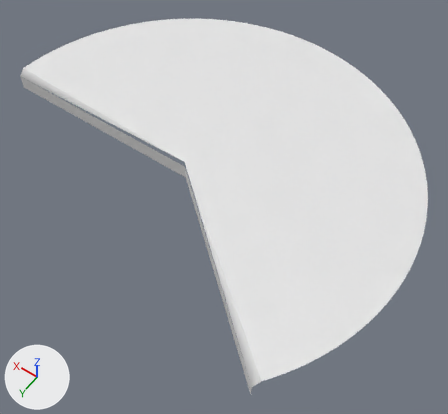
Two versions of the OBJ model Assets/Models/Slice61.obj, one commit apart.
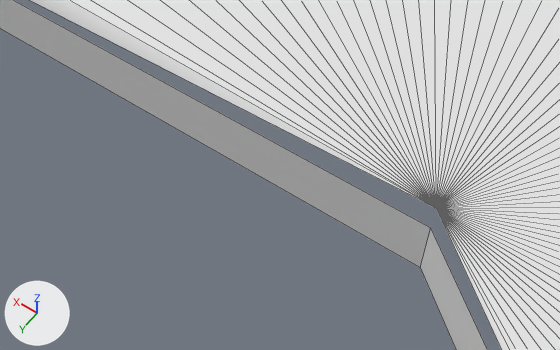
Each version appears first whole from a 50 mm camera at (-1.155, 1.332, 1.938) aimed at (-0.175, -0.04, -0.219), and next in a close-up from a 50 mm camera at (-0.119, 0.402, 0.554) aimed at (0.133, 0.049, -0.001). The axes (+X, +Y, +Z) are drawn at lower left. The lights are the same throughout. The close-ups show mesh edges as thin lines. Where no turn or scale is listed for an object, it has been applied to the vertices.

The first close-up shows 'Slice61'.
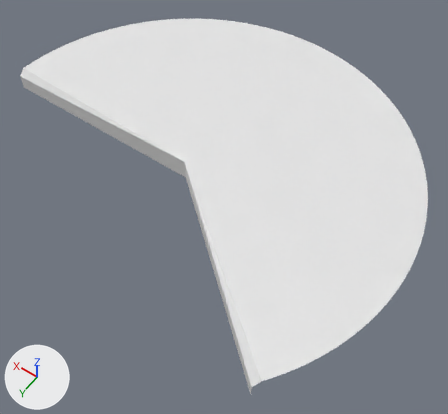
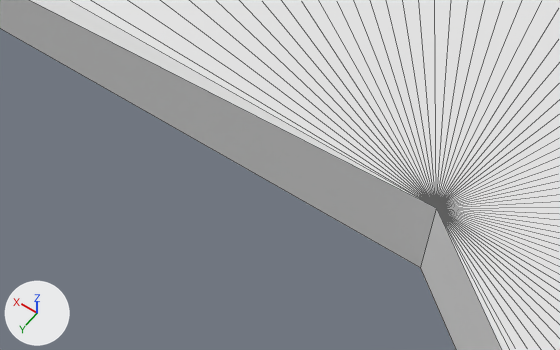
Where the change shows, as pixel boxes [x1, y1, x2, y2] in the close-ups (560 x 350 px; the box of a moved part takes in the faces that stretch with it):
```json
{"part": 1, "of": "me_slice61", "change": "moved or reshaped", "before": [0, 0, 488, 350], "after": [0, 0, 501, 350]}
```

Scene script edits in JSON lines:
```json
{"block": "me_slice61", "where": "me_slice61.from_pydata(...)  # 69 vertices, 65 faces; spans x -1.0..1.0, y -1.0..0.64, z -0.1..0.0"}
{"block": "me_slice61", "where": "# used by ob_slice61; location = (0.0, 0.0, 0.0)"}
{"block": "me_slice61", "where": "# verts and faces of me_slice61; kept vertices keep their numbers, new ones are numbered from 69"}
{"block": "me_slice61", "where": "# before: 0 (0.0, 0.0, 0.0) at pixel (436, 208), 2 (1.0, 0.0, -0.03), 64 (-0.77, 0.64, -0.03), 65 (0.0, 0.0, -0.1) at pixel (420, 267), 66 (0.0, 0.0, -0.03) at pixel (430, 227)"}
{"block": "me_slice61", "where": "# before: 67 (1.0, 0.0, -0.1), 68 (-0.77, 0.64, -0.1)"}
{"block": "me_slice61", "change": "me_slice61 part 1"}
{"op": "add", "block": "me_slice61", "code": "delete_vertices([66])  # with the faces that use them"}
{"op": "add", "block": "me_slice61", "code": "faces += [(0, 2, 67, 65), (0, 65, 68, 64)]"}
```
